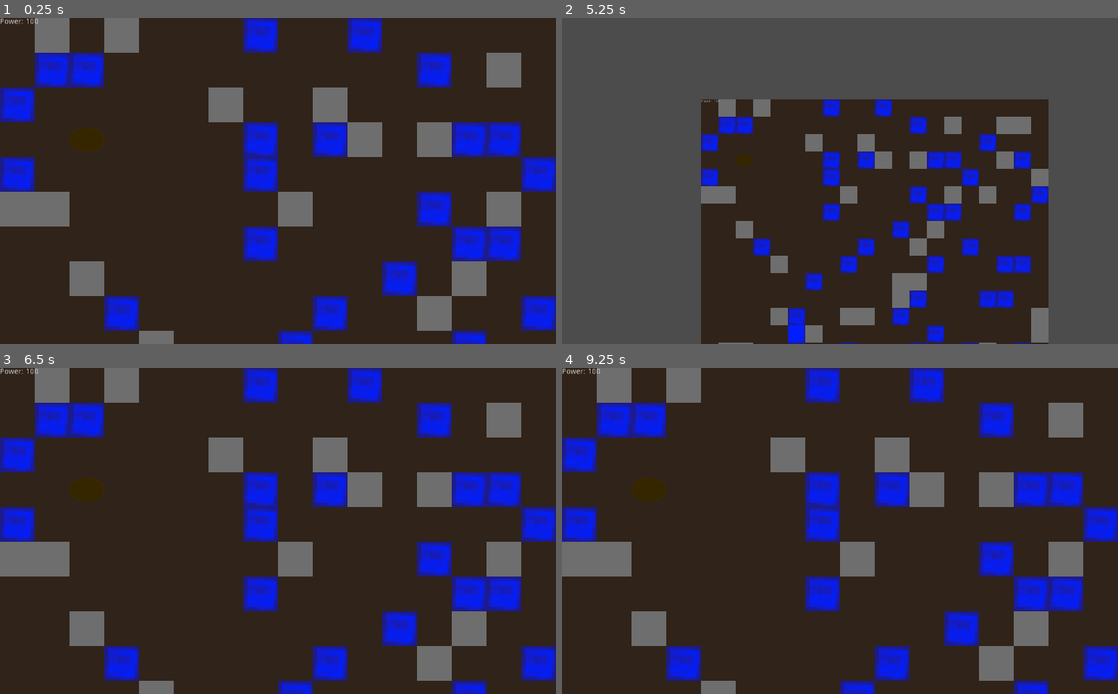
Above: before the commit, frames 1-4 (two rows, left to right).
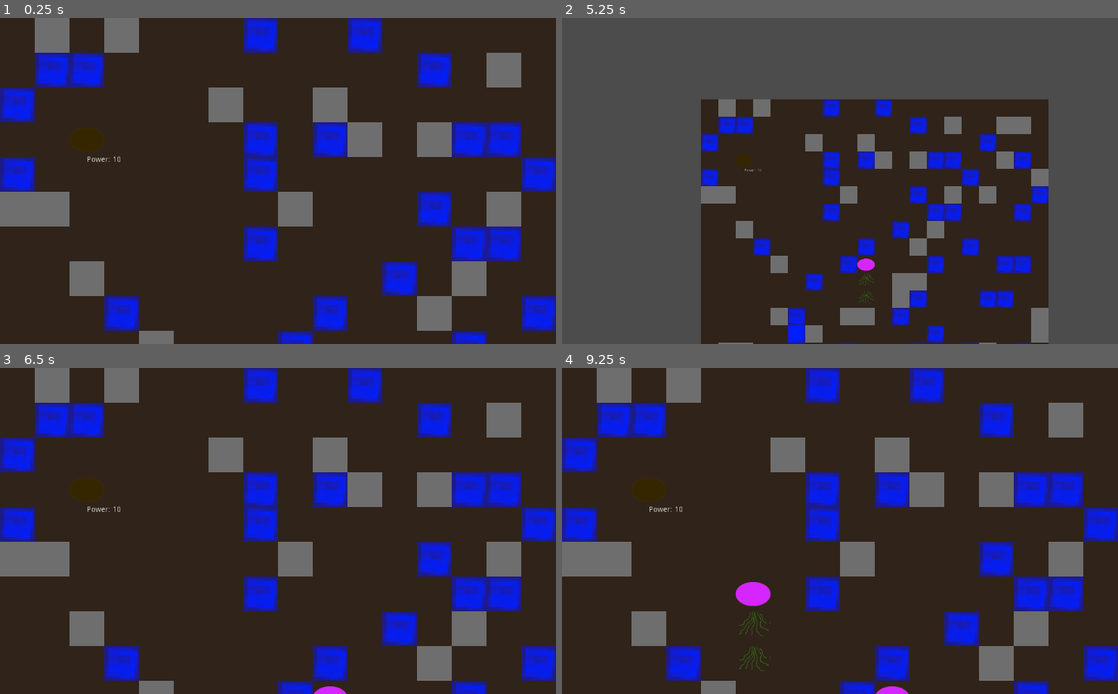
Above: after the commit, the same moments.

Repository: BigAwesome/SpringJam2D
Game: Godot game, scene res://scenes/game.tscn
Same seed, same stepped clock (60 frames per second), same inputs: the game is played once before the commit and once after it.
Inputs (mouse positions are in pixels of both pictures, inside the frame that each line leads up to):
- Up to frame 1 (0.25 s): no input
- Up to frame 2 (5.25 s): tap Enter at 0.5, 2, 3.5 s; move the mouse to (962, 164) at 0.52 s; press the mouse at (962, 164) at 0.53 s; tap Space at 1.25, 2.75, 4.25 s; move the mouse to (728, 197) at 1.27 s; release the mouse at (728, 197) at 1.28 s; right-click (728, 197) at 1.35 s; click (728, 197) at 1.42 s; move the mouse to (895, 109) at 2.02 s; tap Mouse wheel down (mouse_wheel_down) at 2.1, 5.1 s; click (895, 109) at 2.17 s; move the mouse to (812, 246) at 2.77 s; tap Mouse wheel up (mouse_wheel_up) at 2.85 s; click (812, 246) at 2.92 s; move the mouse to (1006, 229) at 3.52 s; press the mouse at (1006, 229) at 3.53 s; move the mouse to (673, 132) at 4.27 s; release the mouse at (673, 132) at 4.28 s; right-click (673, 132) at 4.35 s; click (673, 132) at 4.42 s; move the mouse to (867, 181) at 5.02 s; click (867, 181) at 5.17 s
- Up to frame 3 (6.5 s): move the mouse to (194, 449) at 5.77 s; tap Mouse wheel up (mouse_wheel_up) at 5.85 s; click (194, 449) at 5.92 s
- Up to frame 4 (9.25 s): move the mouse to (962, 514) at 6.52 s; press the mouse at (962, 514) at 6.53 s; move the mouse to (728, 547) at 7.27 s; release the mouse at (728, 547) at 7.28 s; right-click (728, 547) at 7.35 s; click (728, 547) at 7.42 s; move the mouse to (895, 459) at 8.02 s; tap Mouse wheel down (mouse_wheel_down) at 8.1 s; click (895, 459) at 8.17 s; move the mouse to (812, 596) at 8.77 s; tap Mouse wheel up (mouse_wheel_up) at 8.85 s; click (812, 596) at 8.92 s

The runs differ from the first frame. In frame 1, less than 0.1% of the frame differs, in the area x 0-22%, y 0-45%; in frame 2, 0.1%; in frame 3, 0.2%; in frame 4, 0.7%, in the area x 0-63%, y 0-100%.

Commit message:
basic bot fixes

Diff:
--- a/nodes/map.tscn
+++ b/nodes/map.tscn
@@ -1,8 +1,9 @@
-[gd_scene load_steps=4 format=2]
+[gd_scene load_steps=5 format=2]
 
 [ext_resource path="res://scripts/map.gd" type="Script" id=1]
 [ext_resource path="res://assets/sprites/main_tileset.tres" type="TileSet" id=2]
 [ext_resource path="res://nodes/plants/tree.tscn" type="PackedScene" id=3]
+[ext_resource path="res://nodes/menus/score.tscn" type="PackedScene" id=4]
 
 [node name="Map" type="Node2D"]
 script = ExtResource( 1 )
@@ -12,3 +13,7 @@
 format = 1
 
 [node name="Tree" parent="." groups=["Plant"] instance=ExtResource( 3 )]
+
+[node name="Score" parent="Tree" groups=["Score"] instance=ExtResource( 4 )]
+margin_top = 30.0
+margin_bottom = 62.0
--- a/nodes/plants/bot_tree.tscn
+++ b/nodes/plants/bot_tree.tscn
@@ -4,7 +4,7 @@
 [ext_resource path="res://assets/sprites/main_tileset.tres" type="TileSet" id=2]
 [ext_resource path="res://scripts/bot_tree.gd" type="Script" id=3]
 
-[node name="BotTree" type="Node2D"]
+[node name="BotTree" type="Node2D" groups=["Bot", "Plant"]]
 script = ExtResource( 3 )
 
 [node name="Sprite" type="Sprite" parent="."]
--- a/scenes/game.tscn
+++ b/scenes/game.tscn
@@ -1,10 +1,9 @@
-[gd_scene load_steps=6 format=2]
+[gd_scene load_steps=5 format=2]
 
 [ext_resource path="res://scripts/main_camera.gd" type="Script" id=1]
 [ext_resource path="res://nodes/map.tscn" type="PackedScene" id=2]
 [ext_resource path="res://scripts/game.gd" type="Script" id=3]
 [ext_resource path="res://nodes/menus/pause_menu.tscn" type="PackedScene" id=4]
-[ext_resource path="res://nodes/menus/score.tscn" type="PackedScene" id=5]
 
 [node name="Game" type="Node2D"]
 script = ExtResource( 3 )
@@ -17,9 +16,3 @@
 [node name="Camera2D" type="Camera2D" parent="."]
 position = Vector2( 512, 300 )
 script = ExtResource( 1 )
-
-[node name="Score" parent="Camera2D" groups=["Score"] instance=ExtResource( 5 )]
-margin_left = -512.0
-margin_top = -300.0
-margin_right = -512.0
-margin_bottom = -268.0
--- a/scripts/bot_tree.gd
+++ b/scripts/bot_tree.gd
@@ -13,11 +13,13 @@
 var tick_delta = Score.tick
 var score
 var explore = []
-var attempts = 50
+var attempts = 5
+var growth = 0
 
 # Called when the node enters the scene tree for the first time.
 func _ready():
 	score = Score.Points.new()
+	growth = score.get_power()
 	map = self.get_parent()
 	levelmap = self.get_parent().get_node("LevelMap")
 	treemap = self.get_node("TreeMap")
@@ -29,10 +31,12 @@
 	seed_tile = levelmap.world_to_map(self.global_position)
 	trunks.append(seed_tile)
 	explore.append(seed_tile)
+	_grow(seed_tile + Vector2(0,1))
 
 func _process(delta):
 	if(tick_delta >= Score.tick):
 		tick_delta = 0
+		score.tick_update()
 		_bot_process()
 	else:
 		tick_delta += delta
@@ -51,11 +55,12 @@
 	treemap.set_cellv(tile_pos, tile)
 
 func _grow(direction):
-
 	if(attempts <= 0):
-		return
+		return get_parent().remove_child(self)
 	if(!explore.has(direction)):
 		_build_on_seed(direction)
+		if(direction.x >= map.width || direction.y >= map.height || direction.y <= map.height*-1 || direction.x < 0):
+			attempts = 0
 		explore.append(direction)
 	else:
 		attempts -= 1
@@ -63,19 +68,22 @@
 
 
 func _bot_process():
-	if(score.get_power() >= 5):
+	#print(growth,"-", score.get_power(),"-", (growth+score.get_power())/2,"-", growth <= (growth+score.get_power())/2)
+	#print(score.get_power(),"---",growth)
+
+	if(score.get_power() >= 15 && growth <= (growth+score.get_power())/2):
 		#UP
 		var direction = explore[len(explore)-1] - Vector2(0,1)
 		_grow(direction)
-	elif(score.get_power() < 5):
+	elif(score.get_power() > 0):
 		#place more roots
 		var direction = explore[len(explore)-1] + Vector2(0,1)
 		_grow(direction)
 	else:
 		#IM F****ED
-		print("ded")
+		get_parent().remove_child(self)
+	growth = score.get_power()
 
-	score.tick_update()
 
 func _build_on_seed(position):
 	var clicked_tile = position
@@ -91,9 +99,11 @@
 				_build_root(clicked_tile)
 
 		else:
-			print("Cannot grow on stone")
+			#print("Cannot grow on stone")
+			pass
 	else:
-		print("Out of map area")
+		#print("Out of map area")
+		pass
 
 
 func _build_trunk(build_pos):
@@ -104,9 +114,13 @@
 			trunks.append(build_pos)
 			_add_score(build_pos, "trunks")
 		else:
-			print("Trunk needs to be connected to seed")
+			#print("Trunk needs to be connected to seed")
+			pass
+
 	else:
-		print("Already existing trunk at this position")
+		#print("Already existing trunk at this position")
+		pass
+
 
 func _build_root(build_pos):
 	if(treemap.get_cellv(build_pos) != score.get_tile("roots")):
@@ -117,9 +131,11 @@
 			_add_score(build_pos, "roots")
 
 		else:
-			print("Root needs to be connected to seed")
+			#print("Root needs to be connected to seed")
+			pass
 	else:
-		print("Already existing root at this position")
+		#print("Already existing root at this position")
+		pass
 
 
 func _check_connection_to_seed(build_pos, tile):
--- a/scripts/plants/tree.gd
+++ b/scripts/plants/tree.gd
@@ -92,7 +92,7 @@
 func _build_trunk(build_pos):
 	if(treemap.get_cellv(build_pos) != Score.get_tile("trunks")):
 		var can_be_trunk = _check_connection_to_seed(build_pos, "trunk")
-		if(can_be_trunk != "false"):
+		if(can_be_trunk != "false" && can_be_trunk != null):
 			_place_tile(build_pos, Score.get_tile(can_be_trunk)) #place trunk tile
 			_add_score(build_pos, can_be_trunk)
 		else:
--- a/scripts/score.gd
+++ b/scripts/score.gd
@@ -13,17 +13,20 @@
 export var tiles ={"rock": 0, "dirt": 1, "air": -1,  "water": 5, "trunks": 3, "roots": 4, "branches": 6, "leaves_pink": 7, "leaves_green": 8}
 
 export var resource_value = [0, 0, 0, -4, -1, 8, -1, 2, 2, 0]
-export var base_score = 100
+export var base_score = 10
 
 
 
 
 var bot = preload("res://nodes/plants/bot_tree.tscn")
-export var spawn_time = 3
+export var spawn_time = 2
+export var max_bots = 10
 var spawn_time_delta = 0
 
 
 func get_tile(name):
+	if(name == null):
+		 return -1
 	return tiles[name]
 
 func get_value(name):
@@ -40,13 +43,13 @@
 
 func _tick_update():
 	_player_points.tick_update()
-	#spawn_time_delta += 1
-
-	if(spawn_time_delta == spawn_time):
-		var node = bot.instance()
-		node.spawnArea = [Vector2(), Vector2(map.height,map.width)]
-		map.add_child(node)
-		node.set_owner(map)
+	spawn_time_delta += 1
+	if(spawn_time_delta >= spawn_time ):
+		if(len(get_tree().get_nodes_in_group("Bot")) < max_bots):
+			var node = bot.instance()
+			node.spawnArea = [Vector2(1,1), Vector2(map.height-1,map.width-1)]
+			map.add_child(node)
+			node.set_owner(map)
 		spawn_time_delta = 0
 
 # Called when the node enters the scene tree for the first time.
